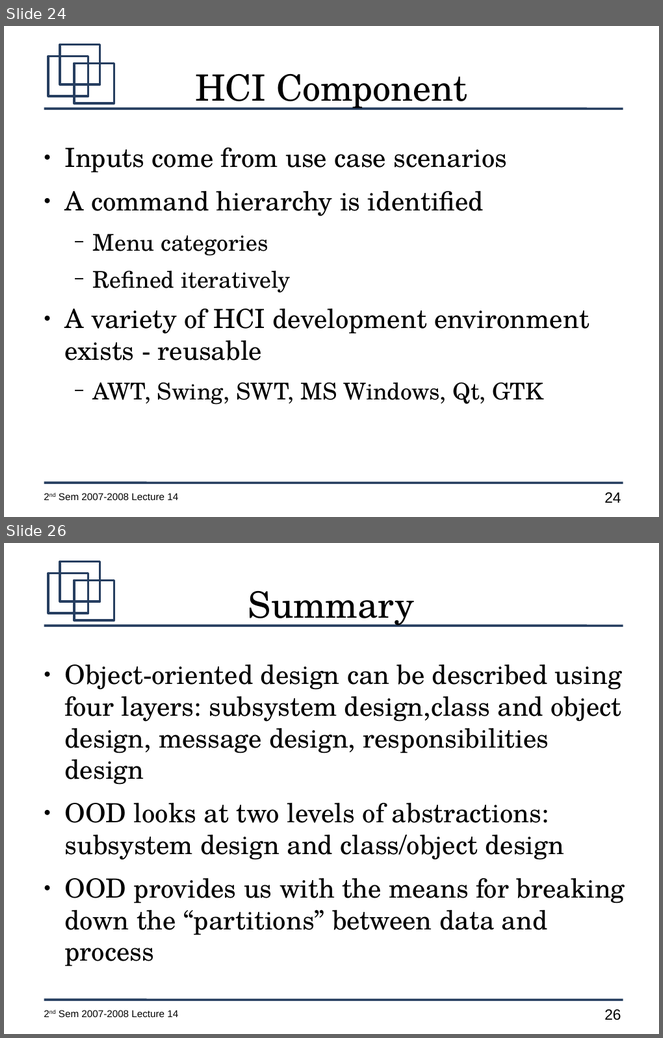
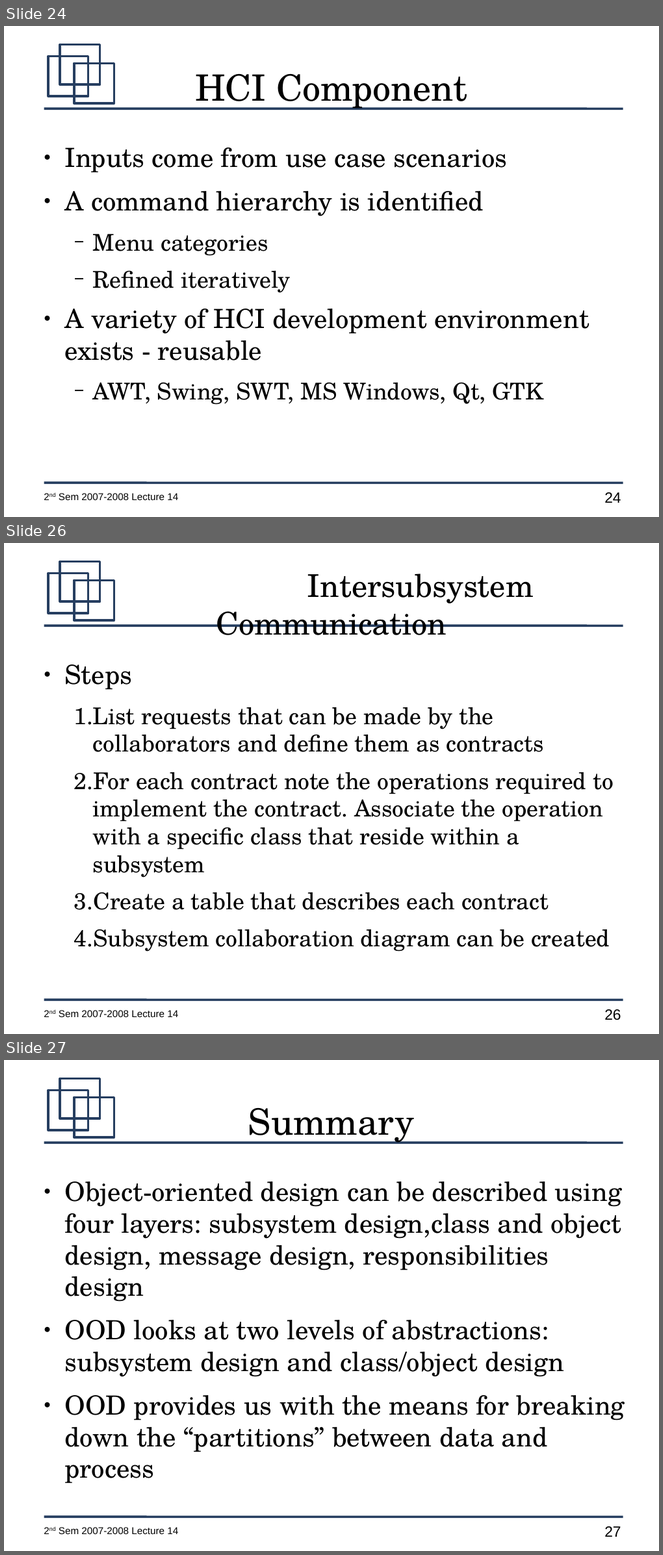
Before and after one commit to jachermocilla/jach-homepage, a slide deck: CMSC128-2nd-Sem-2007-L14.odp. Shown one above the other, each under a label of ours: slides 24 and 26 before the commit, slides 24, 26 and 27 after it; the slides between them are not shown. The pictures are 663x1038 and 663x1555 pixels, drawn with LibreOffice and Linux fonts; fonts in the diff are those of the drawing. Boxes give left, top, right and bottom in pixels: in the first picture for what was removed or moved away, otherwise in the second. Text is boxed around its words. In the diff, an @@ line names an element or a change of style, - is before the commit and + after.

```diff
--- a/CMSC128-2nd-Sem-2007-L14.odp
+++ b/CMSC128-2nd-Sem-2007-L14.odp
@@ slide 26 added at <box>4,543,659,1034</box>, background #FFFFFF; not listed: 7 template elements that a slide beside it also shows @@
@@ title added at <box>216,574,534,635</box>, 38 pt, text #000000 @@
+Intersubsystem Communication
@@ text added at <box>65,665,614,952</box>, 28 pt, text #000000 @@
+● Steps
+  1. List requests that can be made by the collaborators and define them as contracts
+  2. For each contract note the operations required to implement the contract. Associate the operation with a specific class that reside within a subsystem
+  3. Create a table that describes each contract
+  4. Subsystem collaboration diagram can be created
@@ what was slide 26 is now slide 27 @@
@@ page number at <box>605,1527,621,1537</box>: text changed @@
-26
+27
```
Also in this commit, not shown: 1 other slide added, 1 slide removed.
